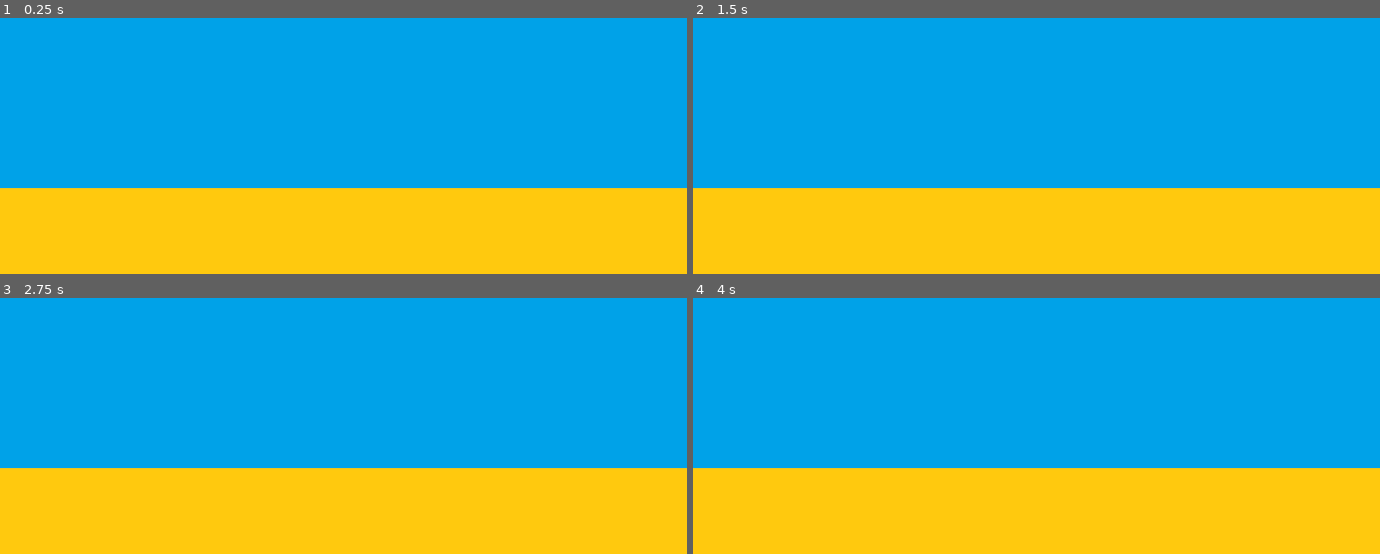
Above: before the commit, frames 1-4 (two rows, left to right).
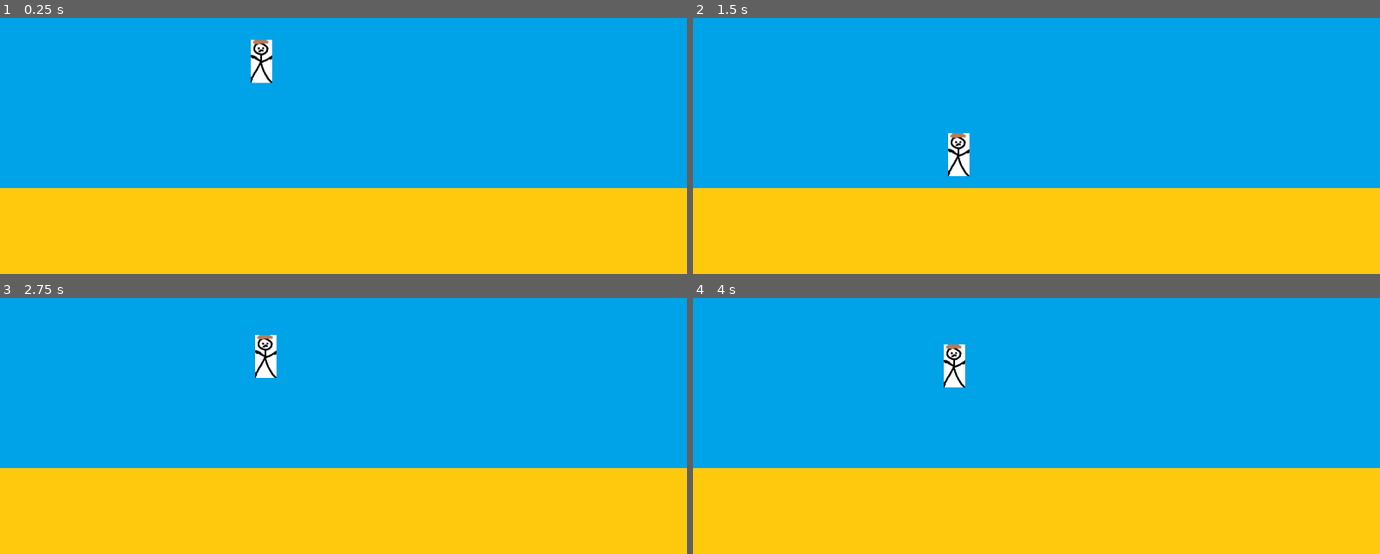
Above: after the commit, the same moments.

Repository: Noarkhh/HacknarokGameJam2023
Game: Godot game, scene res://main_scene.tscn
Two runs of this game, one before a commit and one after it. Both use one fixed random seed, a clock stepped at 60 frames per second and the inputs below.
Inputs:
- Up to frame 1 (0.25 s): no input
- Up to frame 2 (1.5 s): tap Enter (ui_accept) at 0.5, 0.77, 1.07 s; tap A (key_a, bound only after the commit) at 0.6 s; tap D (key_d, bound only after the commit) at 0.8, 1.35 s
- Up to frame 3 (2.75 s): tap Enter (ui_accept) at 1.52, 1.82, 2.3 s; tap Shift (key_shift, bound only after the commit) at 1.55 s; hold Shift (key_shift, bound only after the commit) from 2.03 s (still down)
- Up to frame 4 (4 s): release Shift (key_shift, bound only after the commit) at 2.78 s; tap Enter (ui_accept) at 2.85, 3.02, 3.32, 3.77 s; tap A (key_a, bound only after the commit) at 3.05, 3.6 s; tap D (key_d, bound only after the commit) at 3.8 s

The runs differ from the first frame. In frame 1, 0.5% of the frame differs, in the area x 36-40%, y 8-26%; in frame 2, 0.5%; in frame 3, 0.5%; in frame 4, 0.5%.

Commit message:
ludzik siem ruszam

Diff:
--- a/main_scene.tscn
+++ b/main_scene.tscn
@@ -1,6 +1,7 @@
-[gd_scene load_steps=3 format=3 uid="uid://db5arwbfhgnog"]
+[gd_scene load_steps=4 format=3 uid="uid://cpdu4s3kjuxpl"]
 
 [ext_resource type="Texture2D" uid="uid://deleuw7scj0tg" path="res://Background.png" id="1_yvgyu"]
+[ext_resource type="PackedScene" uid="uid://c3ywqasnt5osa" path="res://src/Player/Player.tscn" id="2_27tub"]
 
 [sub_resource type="RectangleShape2D" id="RectangleShape2D_1mddp"]
 size = Vector2(1280, 160)
@@ -15,3 +16,6 @@
 [node name="CollisionShape2D" type="CollisionShape2D" parent="."]
 position = Vector2(640, 640)
 shape = SubResource("RectangleShape2D_1mddp")
+
+[node name="CharacterBody2D" parent="." instance=ExtResource("2_27tub")]
+position = Vector2(446, 290)
--- a/project.godot
+++ b/project.godot
@@ -19,3 +19,21 @@
 
 window/size/viewport_width=1280
 window/size/viewport_height=720
+
+[input]
+
+key_a={
+"deadzone": 0.5,
+"events": [Object(InputEventKey,"resource_local_to_scene":false,"resource_name":"","device":-1,"window_id":0,"alt_pressed":false,"shift_pressed":false,"ctrl_pressed":false,"meta_pressed":false,"pressed":false,"keycode":0,"physical_keycode":65,"key_label":0,"unicode":97,"echo":false,"script":null)
+]
+}
+key_d={
+"deadzone": 0.5,
+"events": [Object(InputEventKey,"resource_local_to_scene":false,"resource_name":"","device":-1,"window_id":0,"alt_pressed":false,"shift_pressed":false,"ctrl_pressed":false,"meta_pressed":false,"pressed":false,"keycode":0,"physical_keycode":68,"key_label":0,"unicode":100,"echo":false,"script":null)
+]
+}
+key_shift={
+"deadzone": 0.5,
+"events": [Object(InputEventKey,"resource_local_to_scene":false,"resource_name":"","device":-1,"window_id":0,"alt_pressed":false,"shift_pressed":false,"ctrl_pressed":false,"meta_pressed":false,"pressed":false,"keycode":0,"physical_keycode":4194325,"key_label":0,"unicode":0,"echo":false,"script":null)
+]
+}
--- /dev/null
+++ b/src/Player/CharacterBody2D.gd
@@ -0,0 +1,78 @@
+extends CharacterBody2D
+
+
+const MAX_SPEED = 400.0
+const SPEED_ACCELERATION = 30.0
+const JUMP_VELOCITY = -400.0
+const MAX_FALLING_SPEED = 800.0
+
+var enable_double_jump = true
+
+var enable_extra_speed = true
+var extra_speed = 50.0
+#var used_double_jump = true
+
+const DASH_DURATION = 5
+const DASH_COOLDOWN = 300
+var time_since_last_dash = 300
+var is_dashing = true
+var dash_velocity = 0
+
+# Get the gravity from the project settings to be synced with RigidBody nodes.
+var gravity = ProjectSettings.get_setting("physics/2d/default_gravity")
+
+#func _input(event):
+#	print(event.as_text())
+
+func _physics_process(delta):
+	if is_dashing:
+		velocity.x += dash_velocity
+		time_since_last_dash += 1
+		move_and_slide()
+		if time_since_last_dash > DASH_DURATION:
+			is_dashing = false
+			velocity.x = MAX_SPEED
+		else:
+			return
+
+	if enable_double_jump:
+		extra_speed = 50.0
+	else:
+		extra_speed = 0.0
+
+	# Add the gravity.
+	if not is_on_floor():
+		if enable_double_jump and Input.is_action_just_pressed("ui_accept"):
+			velocity.y = JUMP_VELOCITY
+			enable_double_jump = false
+		else:
+			velocity.y += gravity * delta
+			velocity.y = min(velocity.y, MAX_FALLING_SPEED)
+	else:
+		enable_double_jump = true
+
+	# Handle Jump.
+	if Input.is_action_just_pressed("ui_accept") and is_on_floor():
+		velocity.y = JUMP_VELOCITY
+
+	# Get the input direction and handle the movement/deceleration.
+	# As good practice, you should replace UI actions with custom gameplay actions.
+	var direction = Input.get_axis("key_a", "key_d")
+	if direction:
+		if Input.get_action_strength("key_shift") and time_since_last_dash > DASH_COOLDOWN:
+			time_since_last_dash = 1
+			is_dashing = true
+			dash_velocity =  direction * MAX_SPEED
+			velocity.x += dash_velocity
+		else:
+			if (velocity.x < 0 and 0 < direction) or (direction < 0 and 0 < velocity.x):
+				velocity.x += direction * SPEED_ACCELERATION * 3
+			else:
+				velocity.x += direction * SPEED_ACCELERATION
+				velocity.x = min(abs(velocity.x), MAX_SPEED + extra_speed) * direction
+	else:
+		velocity.x = move_toward(velocity.x, 0, SPEED_ACCELERATION)  # from, to, speed
+
+	time_since_last_dash += 1
+	print(velocity)
+	move_and_slide()
--- /dev/null
+++ b/src/Player/Player.tscn
@@ -0,0 +1,18 @@
+[gd_scene load_steps=4 format=3 uid="uid://c3ywqasnt5osa"]
+
+[ext_resource type="Script" path="res://src/Player/CharacterBody2D.gd" id="1_rjfog"]
+[ext_resource type="Texture2D" uid="uid://dta5qrhr87r2n" path="res://src/Player/player.png" id="2_1f0cv"]
+
+[sub_resource type="RectangleShape2D" id="RectangleShape2D_jhyvd"]
+size = Vector2(40, 80)
+
+[node name="CharacterBody2D" type="CharacterBody2D"]
+script = ExtResource("1_rjfog")
+
+[node name="Player" type="Sprite2D" parent="."]
+position = Vector2(0, 1)
+texture = ExtResource("2_1f0cv")
+
+[node name="CollisionShape2D" type="CollisionShape2D" parent="."]
+position = Vector2(0, 1)
+shape = SubResource("RectangleShape2D_jhyvd")
Binary file added: src/Player/player.png
Not shown, added: src/Player/player.png.import
